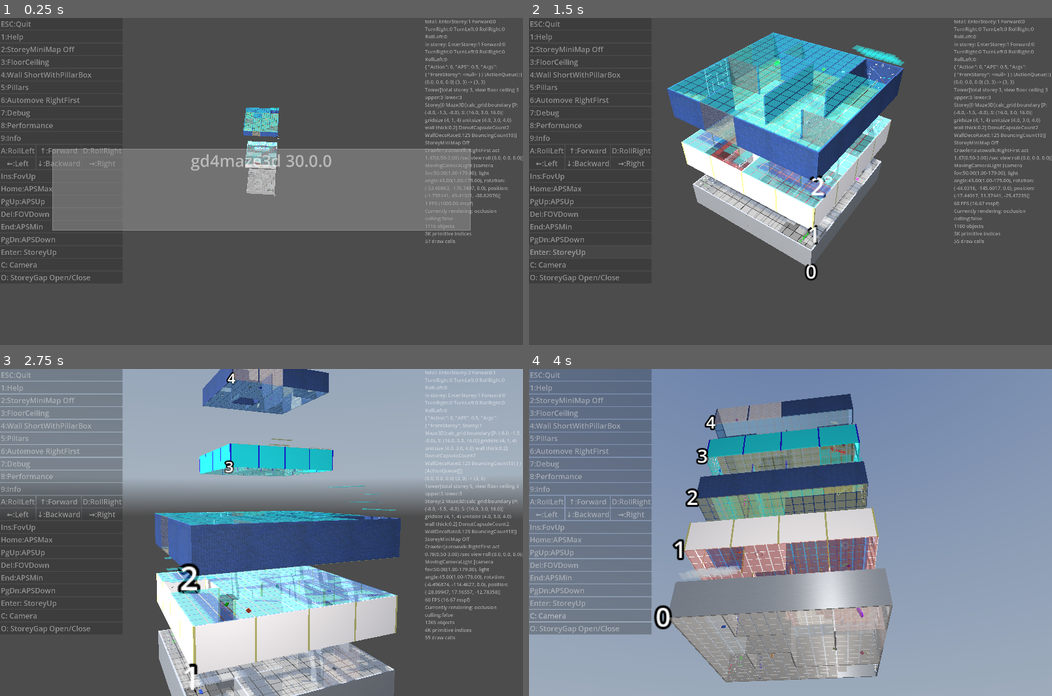
Above: before the commit, frames 1-4 (two rows, left to right).
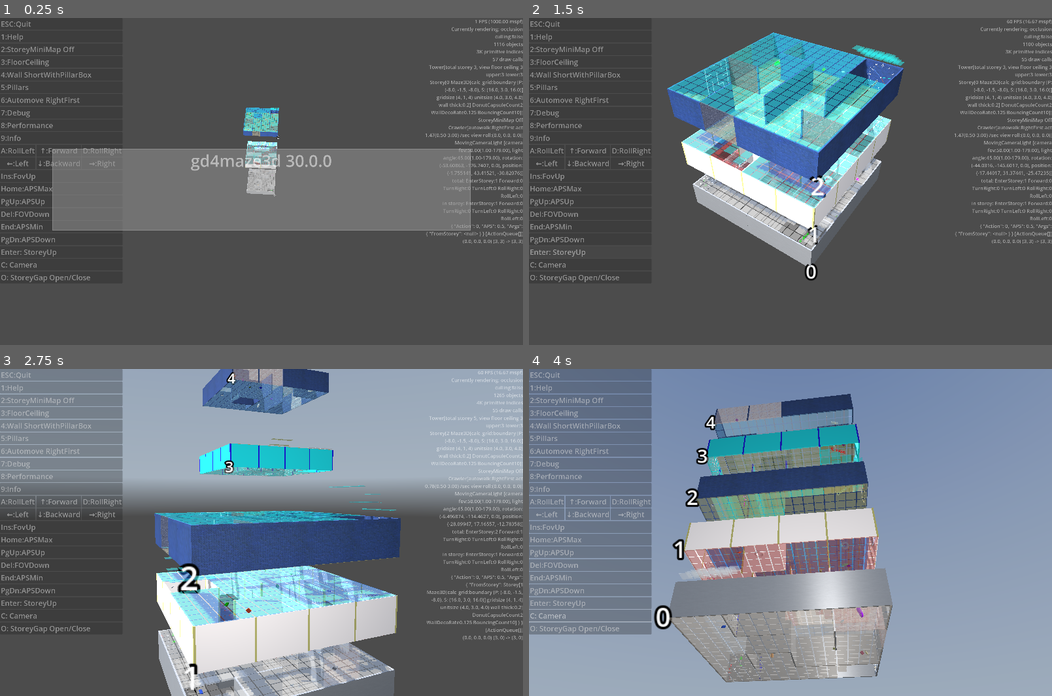
Above: after the commit, the same moments.

Repository: kasworld/gd4maze3d
Game: Godot game, scene res://main.tscn
The game is run twice, just before and just after one commit, with the same random seed, the same clock (stepped at 60 frames per second) and the same inputs. A sky picture missing from this copy of the repository is replaced by a grey-blue gradient.
Inputs (mouse positions are in pixels of both pictures, inside the frame that each line leads up to):
- Up to frame 1 (0.25 s): no input
- Up to frame 2 (1.5 s): click "Enter: StoreyUp" at 0.5 s; click "Enter: StoreyUp" at 1.25 s
- Up to frame 3 (2.75 s): tap Enter at 2 s; move the mouse to (376, 516) at 2.02 s; hold Right from 2.03 s (still down); tap Q at 2.1 s; click (376, 516) at 2.17 s
- Up to frame 4 (4 s): move the mouse to (685, 548) at 2.77 s; release Right at 2.78 s; hold Down 2.78-3.53 s; tap E at 2.85 s; move the mouse to (842, 460) at 3.52 s; hold Right from 3.53 s (still down); tap 1 at 3.6 s

The runs differ from the first frame. In frame 1, 2.5% of the frame differs, in the area x 81-100%, y 0-69%; in frame 2, 2.7%; in frame 3, 2.9%, in the area x 81-100%, y 0-83%; in frame 4, nothing differs.

Commit message:
change labe order

Diff:
--- a/main.tscn
+++ b/main.tscn
@@ -156,16 +156,19 @@
 offset_bottom = 40.0
 theme = SubResource("Theme_5vw27")
 
+[node name="Performance" type="Label" parent="오른쪽패널" unique_id=2024122925]
+layout_mode = 2
+horizontal_alignment = 2
+autowrap_mode = 3
+
+[node name="Info" type="Label" parent="오른쪽패널" unique_id=1879965313]
+layout_mode = 2
+horizontal_alignment = 2
+autowrap_mode = 3
+
 [node name="Debug" type="Label" parent="오른쪽패널" unique_id=2000316346]
 layout_mode = 2
-autowrap_mode = 3
-
-[node name="Info" type="Label" parent="오른쪽패널" unique_id=1879965313]
-layout_mode = 2
-autowrap_mode = 3
-
-[node name="Performance" type="Label" parent="오른쪽패널" unique_id=2024122925]
-layout_mode = 2
+horizontal_alignment = 2
 autowrap_mode = 3
 
 [node name="DirectionalLight3D" type="DirectionalLight3D" parent="." unique_id=653586333]
